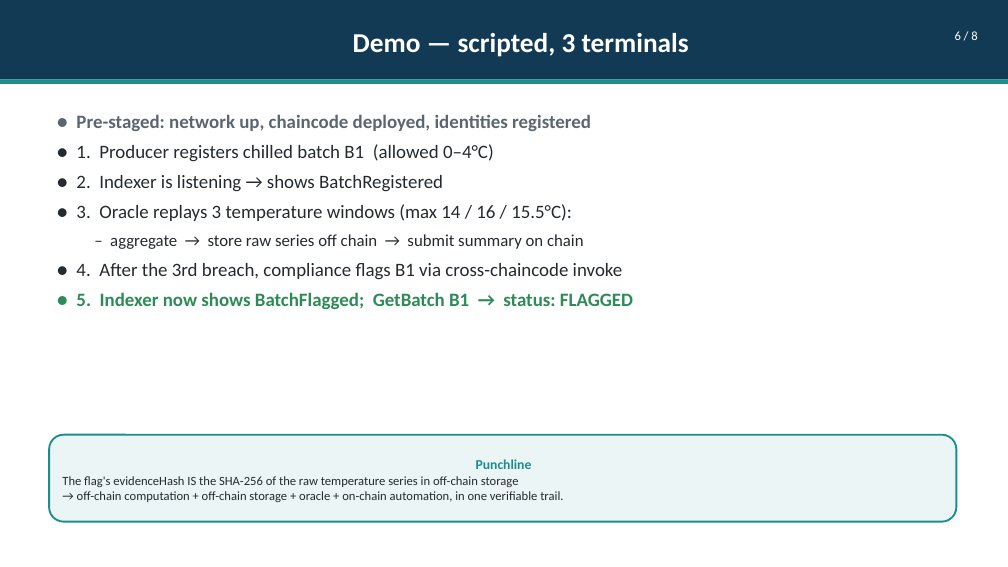
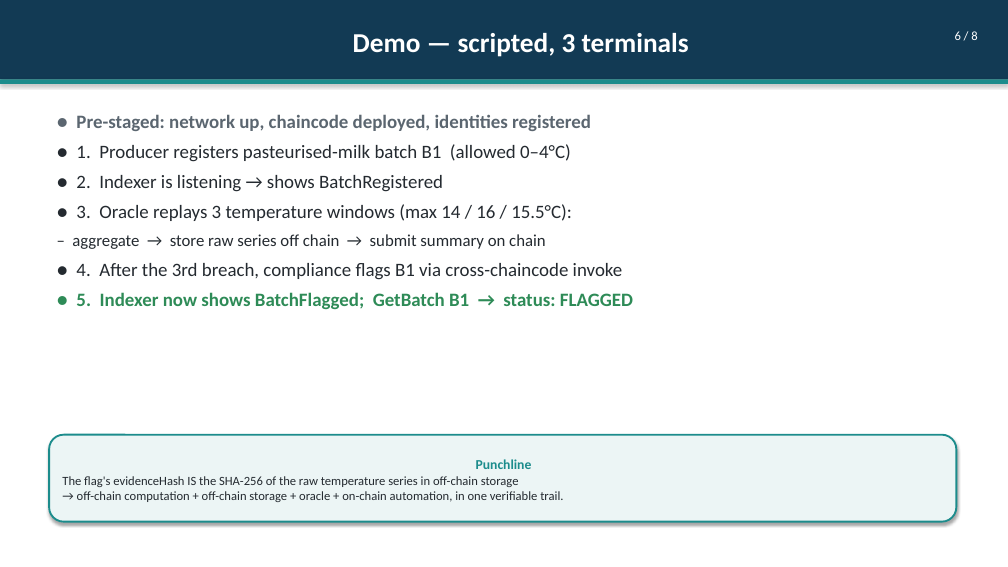
Before and after one commit to lawrence3699/comp6452-proj2, a slide deck: slide 6 of docs/COMP6452_Proj2_Task3.pptx. Drawn at 1008x567 pixels with LibreOffice and Linux fonts; fonts in the diff are those of the drawing. Boxes give left, top, right and bottom in pixels: in the first picture for what was removed or moved away, otherwise in the second. Text is boxed around its words. In the diff, an @@ line names an element or a change of style, - is before the commit and + after.

Commit message:
feat: scope demo to pasteurised milk

```diff
--- a/docs/COMP6452_Proj2_Task3.pptx
+++ b/docs/COMP6452_Proj2_Task3.pptx
@@ shadow on in 3 elements at (0,0,1008,79), (49,435,957,522), (0,79,1008,84) @@
@@ text at (76,144,571,162): text changed @@
-● 1. Producer registers chilled batch B1 (allowed 0–4°C)
+● 1. Producer registers pasteurised-milk batch B1 (allowed 0–4°C)
@@ text at (72,234,546,249): indent changed @@
```
Also in this commit, not shown: 7 other slides changed, 9 other files.
